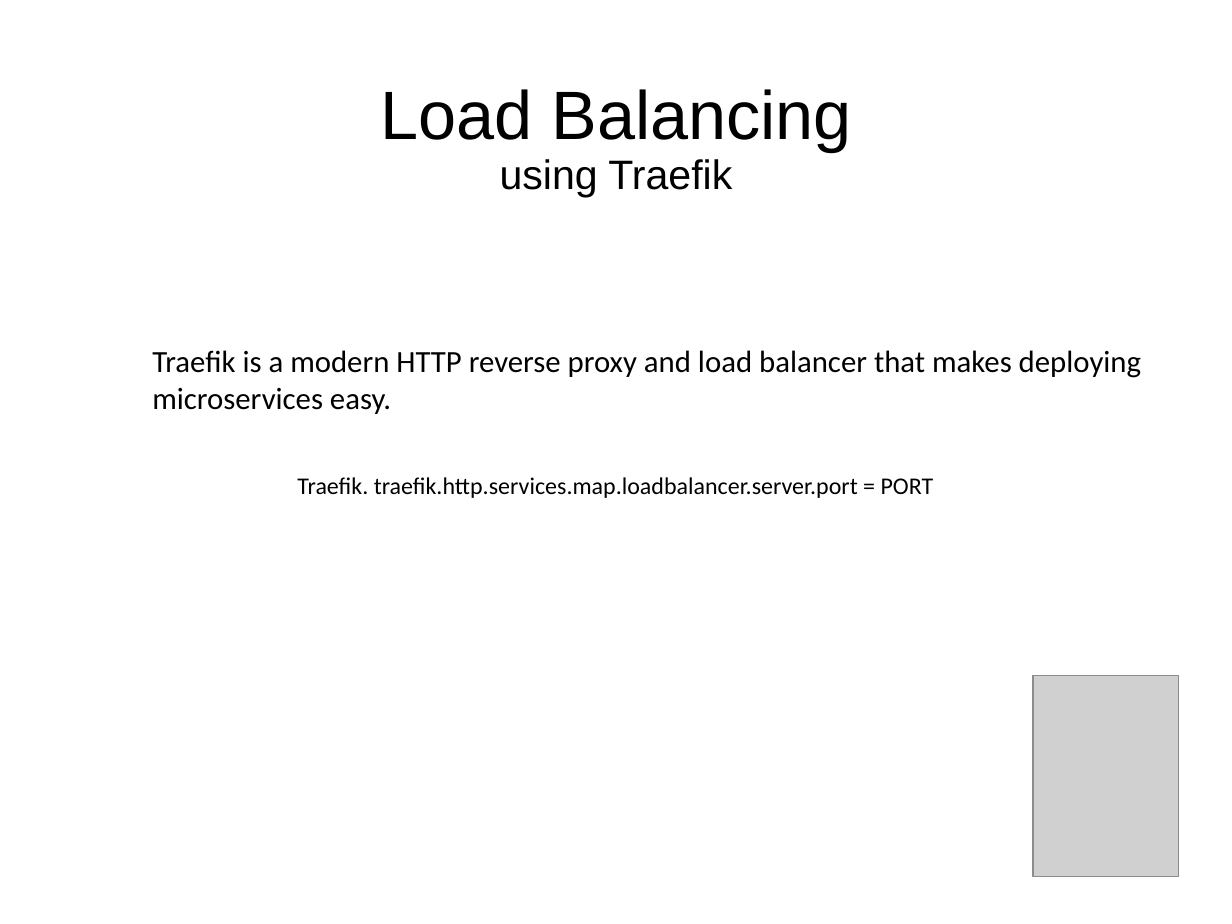
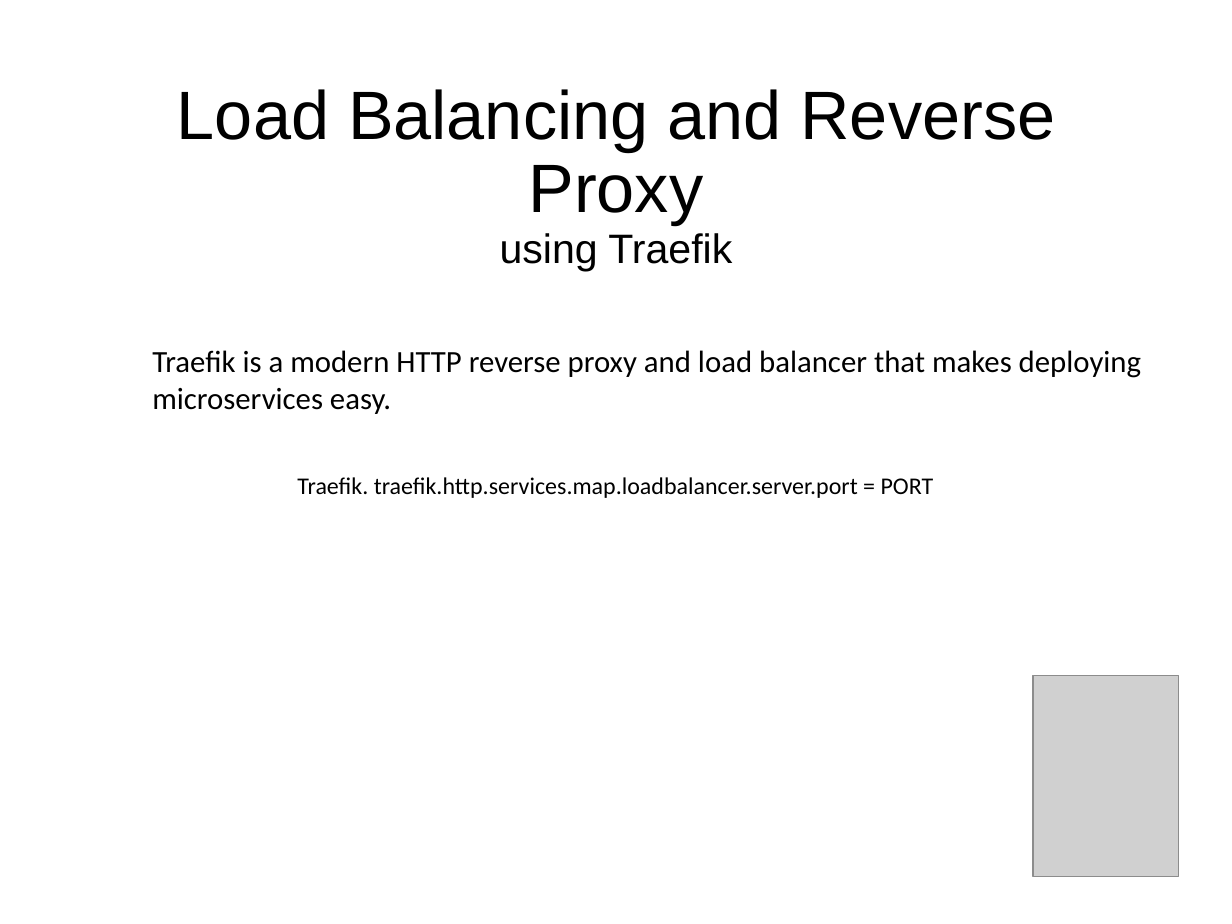
Before and after one commit to sahityacodes/VirtualizationCloudComputingProject, a slide deck: slide 36 of VCC.pptx (slide 38 before the commit). Drawn at 1232x924 pixels with LibreOffice and Linux fonts; fonts in the diff are those of the drawing; grey boxes stand for pictures. Boxes give left, top, right and bottom in pixels: in the first picture for what was removed or moved away, otherwise in the second. Text is boxed around its words. In the diff, an @@ line names an element or a change of style, - is before the commit and + after.

```diff
--- a/VCC.pptx
+++ b/VCC.pptx
@@ text at <box>177,89,1056,225</box>: text changed @@
-Load Balancing
+Load Balancing and Reverse Proxy
```
Also in this commit, not shown: 20 other slides changed, 1 slide added.
